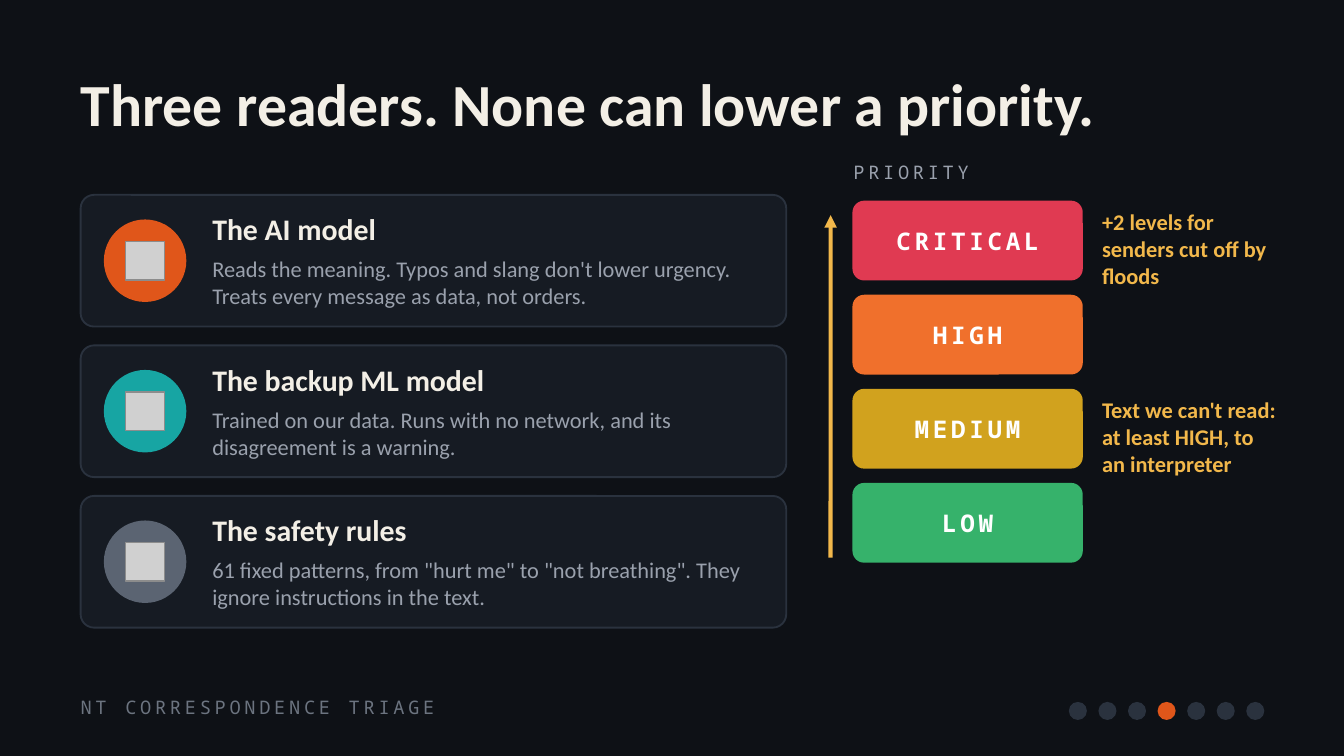
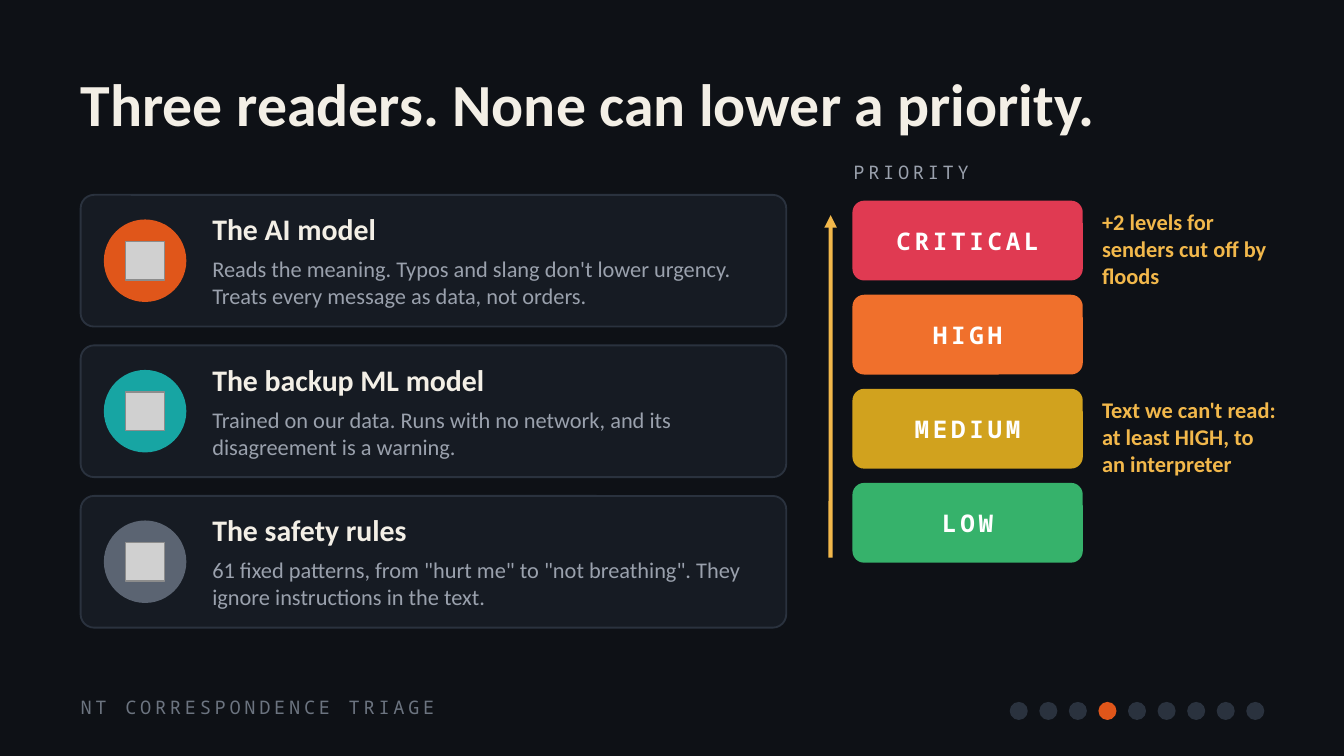
Before and after one commit to ItsMeAadityaK/NT-urgent, a slide deck: slide 4 of presentation/NT-Triage-Deck.pptx. Drawn at 1344x756 pixels with LibreOffice and Linux fonts; fonts in the diff are those of the drawing; grey boxes stand for pictures. Boxes give left, top, right and bottom in pixels: in the first picture for what was removed or moved away, otherwise in the second. Text is boxed around its words. In the diff, an @@ line names an element or a change of style, - is before the commit and + after.

```diff
--- a/presentation/NT-Triage-Deck.pptx
+++ b/presentation/NT-Triage-Deck.pptx
@@ ellipse added at <box>1011,703,1027,719</box>, fill #2A323E, outline #2A323E 1 pt @@
@@ ellipse added at <box>1040,703,1056,719</box>, fill #2A323E, outline #2A323E 1 pt @@
@@ ellipse: place and size @@
-ellipse at <box>1159,703,1175,719</box>
+ellipse at <box>1099,703,1116,719</box>
@@ ellipse: place and size @@
-ellipse at <box>1099,703,1116,719</box>
+ellipse at <box>1159,703,1175,719</box>
```
Also in this commit, not shown: 7 other slides changed, 2 slides added, 1 slide removed, 17 other files.
